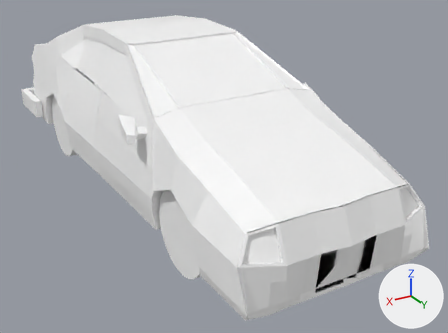
The glTF model white-car4.gltf as it was, and as the next commit left it.
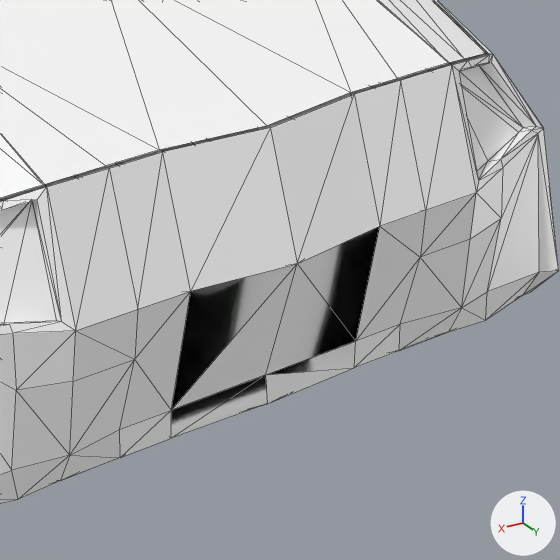
Each version appears first whole from a camera (50 mm lens) standing at (1.426, 3.072, 1.844) and looking at (-0.153, 0.441, 0.528), and next in a close-up on the part from 59% to 96% of the width and 51% to 100% of the height. Arrows for +X, +Y and +Z are at lower right; the lights stay in place. The close-ups show mesh edges as thin lines. Where no turn or scale is listed for an object, it has been applied to the vertices. Vertices at the same position are counted once.

Before the edit, the objects in view are built like this:
```python
me_cube_009 = bpy.data.meshes.new('Cube.009')
me_cube_009.from_pydata(...)  # 155 vertices, 244 faces; spans x -0.453..0.453, y 0.941..1.757, z 0.451..1.0
me_cube_009.materials.append(mat_white)
me_main = bpy.data.meshes.new('main')
me_main.from_pydata(...)  # 356 vertices, 442 faces; spans x -0.45..0.45, y -0.97..1.74, z 0.45..1.2
me_main.materials.append(mat_white)
ob_bonnet = bpy.data.objects.new('Bonnet', me_cube_009)
ob_bonnet.location = (0.001, -0.143, 0.031)
ob_main = bpy.data.objects.new('Main', me_main)
ob_main.location = (0.001, -0.143, 0.031)
```
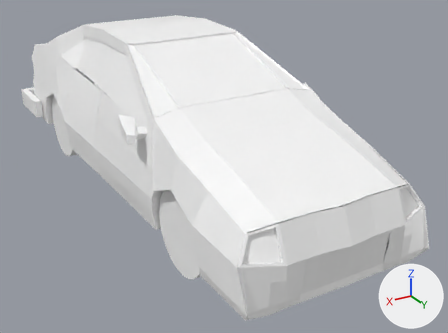
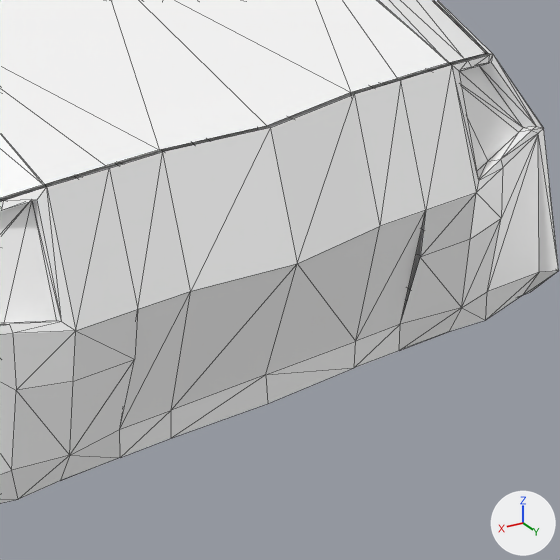
Location of each change, (x1, y1, x2, y2) in pixels of the close-ups (560 x 560 px):
part 1 of me_cube_009, cut back: (0, 0, 444, 438) in both

The change, as a diff of the scene's bpy script:
```diff
--- a/white-car4.gltf.py
+++ b/white-car4.gltf.py
@@ me_cube_009 @@
 # used by ob_bonnet; location = (0.001, -0.143, 0.031)
-me_cube_009.from_pydata(...)  # 155 vertices, 244 faces; spans x -0.453..0.453, y 0.941..1.757, z 0.451..1.0
+me_cube_009.from_pydata(...)  # 139 vertices, 200 faces; spans x -0.453..0.453, y 0.941..1.757, z 0.451..1.0
+# me_cube_009 part 1
+# 16 vertices are removed from x -0.206..0.206, y 1.715..1.739, z 0.451..0.646
+# 56 faces are deleted
+# 12 new faces join them
 me_cube_009.materials.append(mat_white)
```
